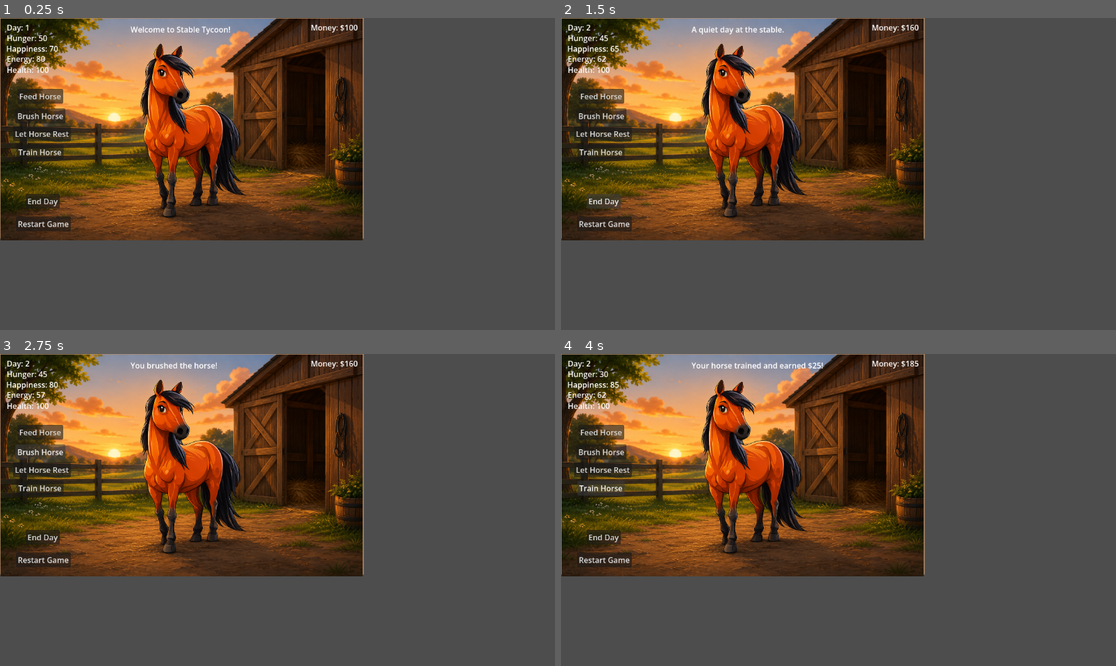
Above: before the commit, frames 1-4 (two rows, left to right).
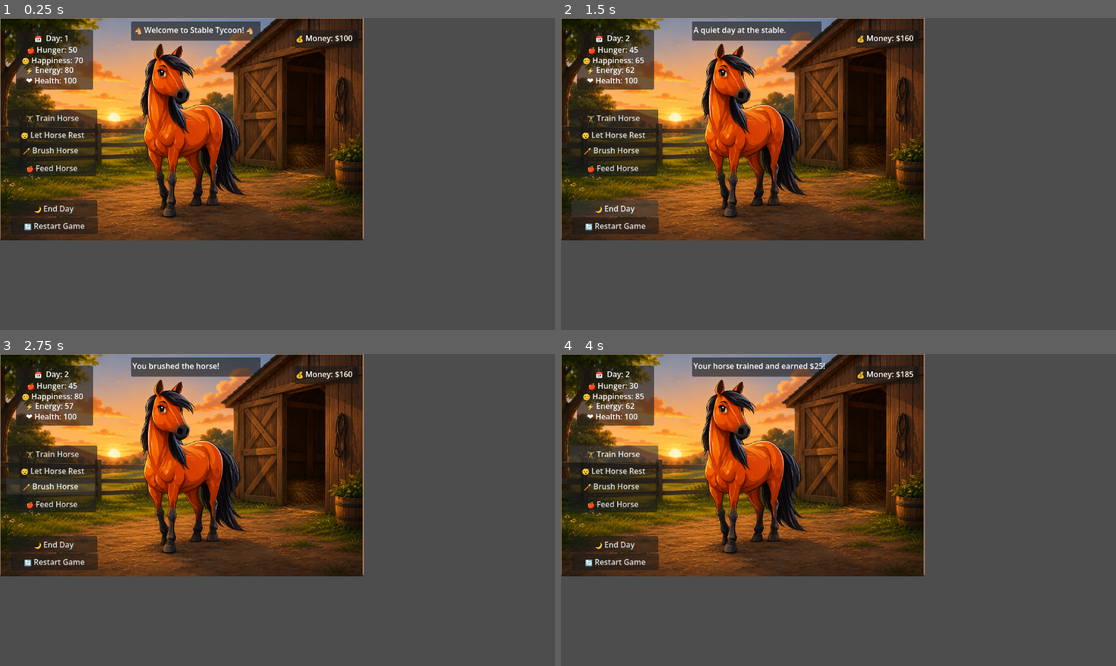
Above: after the commit, the same moments.

Repository: veronica-foltz/stable-tycoon
Game: Godot game, scene res://scenes/main.tscn
The game is run twice, just before and just after one commit, with the same random seed, the same clock (stepped at 60 frames per second) and the same inputs.
Inputs:
- Up to frame 1 (0.25 s): no input
- Up to frame 2 (1.5 s): click "Feed Horse" (after the commit: "🍎 Feed Horse") at 0.5 s; click "End Day" (after the commit: "🌙 End Day") at 1.25 s
- Up to frame 3 (2.75 s): click "Brush Horse" (after the commit: "🪥 Brush Horse") at 2 s
- Up to frame 4 (4 s): click "Let Horse Rest" (after the commit: "😴 Let Horse Rest") at 2.75 s; click "Train Horse" (after the commit: "🏋️ Train Horse") at 3.5 s

The runs differ from the first frame. In frame 1, 7.2% of the frame differs, in the area x 1-65%, y 1-70%; in frame 2, 7.3%; in frame 3, 7.2%; in frame 4, 7.2%.

Commit message:
Buttons
Updated buttons

Diff:
--- a/stable-tycoon/scenes/main.gd
+++ b/stable-tycoon/scenes/main.gd
@@ -12,7 +12,7 @@
 	update_health_label()
 
 func update_hunger_label():
-	hunger_label.text = "Hunger: " + str(hunger)
+	hunger_label.text = "🍎 Hunger: " + str(hunger)
 
 func _on_feed_button_pressed():
 
@@ -39,13 +39,13 @@
 @onready var happiness_label = $HappinessLabel
 
 func update_happiness_label():
-	happiness_label.text = "Happiness: " + str(happiness)
+	happiness_label.text = "😊 Happiness: " + str(happiness)
 
 var energy = 80
 @onready var energy_label = $EnergyLabel
 
 func update_energy_label():
-	energy_label.text = "Energy: " + str(energy)
+	energy_label.text = "⚡ Energy: " + str(energy)
 
 var day = 1
 @onready var day_label = $DayLabel
@@ -53,7 +53,7 @@
 @onready var status_label = $StatusLabel
 
 func update_day_label():
-	day_label.text = "Day: " + str(day)
+	day_label.text = "📅  Day: " + str(day)
 
 func _on_end_day_button_pressed():
 
@@ -114,7 +114,7 @@
 @onready var money_label = $MoneyLabel
 
 func update_money_label():
-	money_label.text = "Money: $" + str(money)
+	money_label.text = "💰 Money: $" + str(money)
 
 
 func _on_brush_button_pressed():
@@ -202,7 +202,7 @@
 @onready var health_label = $HealthLabel
 
 func update_health_label():
-	health_label.text = "Health: " + str(health)
+	health_label.text = "❤️ Health: " + str(health)
 
 
 func _on_restart_button_pressed() -> void:
--- a/stable-tycoon/scenes/main.tscn
+++ b/stable-tycoon/scenes/main.tscn
@@ -28,109 +28,130 @@
 scale = Vector2(0.45, 0.45)
 texture = ExtResource("3_sugp2")
 
+[node name="StatsPanel" type="Panel" parent="." unique_id=1929536375]
+layout_mode = 0
+offset_left = 33.0
+offset_top = 24.0
+offset_right = 193.0
+offset_bottom = 149.0
+
+[node name="MoneyPanel" type="Panel" parent="." unique_id=18973845]
+layout_mode = 0
+offset_left = 611.0
+offset_top = 25.0
+offset_right = 745.0
+offset_bottom = 62.0
+
+[node name="NamePanel" type="Panel" parent="." unique_id=257235431]
+layout_mode = 0
+offset_left = 272.0
+offset_top = 7.0
+offset_right = 541.0
+offset_bottom = 47.0
+
 [node name="FeedButton" type="Button" parent="." unique_id=345679970]
 layout_mode = 0
-offset_left = 36.0
-offset_top = 147.0
-offset_right = 131.0
-offset_bottom = 178.0
-text = "Feed Horse"
+offset_left = 15.0
+offset_top = 294.0
+offset_right = 200.0
+offset_bottom = 329.0
+text = "🍎 Feed Horse"
 
 [node name="HungerLabel" type="Label" parent="." unique_id=2134655799]
 layout_mode = 0
-offset_left = 14.0
-offset_top = 30.0
-offset_right = 99.0
-offset_bottom = 56.0
-text = "Hunger: 50"
+offset_left = 56.0
+offset_top = 54.0
+offset_right = 163.0
+offset_bottom = 77.0
+text = "🍎 Hunger: 50"
 
 [node name="HappinessLabel" type="Label" parent="." unique_id=1211012208]
 layout_mode = 0
-offset_left = 13.0
-offset_top = 52.0
-offset_right = 121.0
-offset_bottom = 75.0
-text = "Happiness: 70"
+offset_left = 45.0
+offset_top = 76.0
+offset_right = 175.0
+offset_bottom = 99.0
+text = "😊 Happiness: 70"
 
 [node name="EnergyLabel" type="Label" parent="." unique_id=222197063]
 layout_mode = 0
-offset_left = 14.0
-offset_top = 73.0
-offset_right = 94.0
-offset_bottom = 97.0
-text = "Energy: 80"
+offset_left = 53.0
+offset_top = 96.0
+offset_right = 155.0
+offset_bottom = 120.0
+text = "⚡ Energy: 80"
 
 [node name="DayLabel" type="Label" parent="." unique_id=1117158441]
 layout_mode = 0
-offset_left = 14.0
-offset_top = 8.0
-offset_right = 62.0
-offset_bottom = 31.0
-text = "Day: 1"
+offset_left = 71.0
+offset_top = 30.0
+offset_right = 145.0
+offset_bottom = 53.0
+text = "📅  Day: 1"
 
 [node name="EndDayButton" type="Button" parent="." unique_id=381692743]
 layout_mode = 0
-offset_left = 53.0
-offset_top = 365.0
-offset_right = 124.0
-offset_bottom = 396.0
-text = "End Day"
+offset_left = 22.0
+offset_top = 378.0
+offset_right = 202.0
+offset_bottom = 413.0
+text = "🌙 End Day"
 
 [node name="MoneyLabel" type="Label" parent="." unique_id=851404742]
 layout_mode = 0
-offset_left = 645.0
-offset_top = 8.0
-offset_right = 743.0
-offset_bottom = 31.0
-text = "Money: $100"
+offset_left = 614.0
+offset_top = 30.0
+offset_right = 738.0
+offset_bottom = 56.0
+text = " 💰 Money: $100"
 
 [node name="BrushButton" type="Button" parent="." unique_id=2146063052]
 layout_mode = 0
-offset_left = 32.0
-offset_top = 188.0
-offset_right = 136.0
-offset_bottom = 219.0
-text = "Brush Horse"
+offset_left = 13.0
+offset_top = 257.0
+offset_right = 198.0
+offset_bottom = 292.0
+text = "🪥 Brush Horse"
 
 [node name="RestButton" type="Button" parent="." unique_id=211404699]
 layout_mode = 0
-offset_left = 27.0
+offset_left = 17.0
 offset_top = 225.0
-offset_right = 147.0
-offset_bottom = 256.0
-text = "Let Horse Rest"
+offset_right = 202.0
+offset_bottom = 260.0
+text = "😴 Let Horse Rest"
 
 [node name="TrainButton" type="Button" parent="." unique_id=827770987]
 layout_mode = 0
-offset_left = 34.0
-offset_top = 263.0
-offset_right = 132.0
-offset_bottom = 294.0
-text = "Train Horse"
+offset_left = 17.0
+offset_top = 190.0
+offset_right = 202.0
+offset_bottom = 225.0
+text = "🏋️ Train Horse"
 
 [node name="StatusLabel" type="Label" parent="." unique_id=232731945]
 layout_mode = 0
-offset_left = 271.0
-offset_top = 12.0
-offset_right = 483.0
-offset_bottom = 35.0
-text = "Welcome to Stable Tycoon! "
+offset_left = 275.0
+offset_top = 13.0
+offset_right = 535.0
+offset_bottom = 36.0
+text = " 🐴 Welcome to Stable Tycoon! 🐴 "
 
 [node name="HealthLabel" type="Label" parent="." unique_id=2082709946]
 layout_mode = 0
-offset_left = 14.0
-offset_top = 96.0
-offset_right = 102.0
-offset_bottom = 119.0
-text = "Health: 100"
+offset_left = 54.0
+offset_top = 118.0
+offset_right = 164.0
+offset_bottom = 141.0
+text = "❤️ Health: 100"
 
 [node name="RestartButton" type="Button" parent="." unique_id=127704067]
 layout_mode = 0
-offset_left = 33.0
-offset_top = 412.0
-offset_right = 147.0
-offset_bottom = 443.0
-text = "Restart Game"
+offset_left = 23.0
+offset_top = 414.0
+offset_right = 203.0
+offset_bottom = 449.0
+text = "🔄 Restart Game"
 
 [connection signal="pressed" from="FeedButton" to="." method="_on_feed_button_pressed"]
 [connection signal="pressed" from="EndDayButton" to="." method="_on_end_day_button_pressed"]
